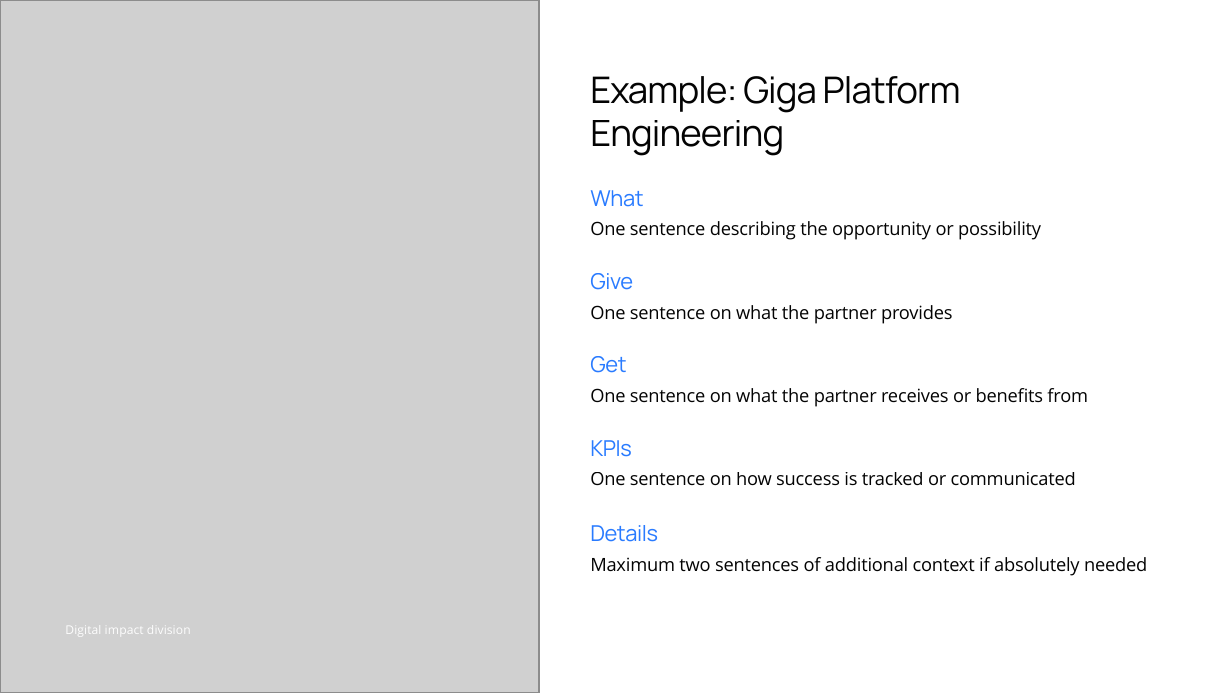
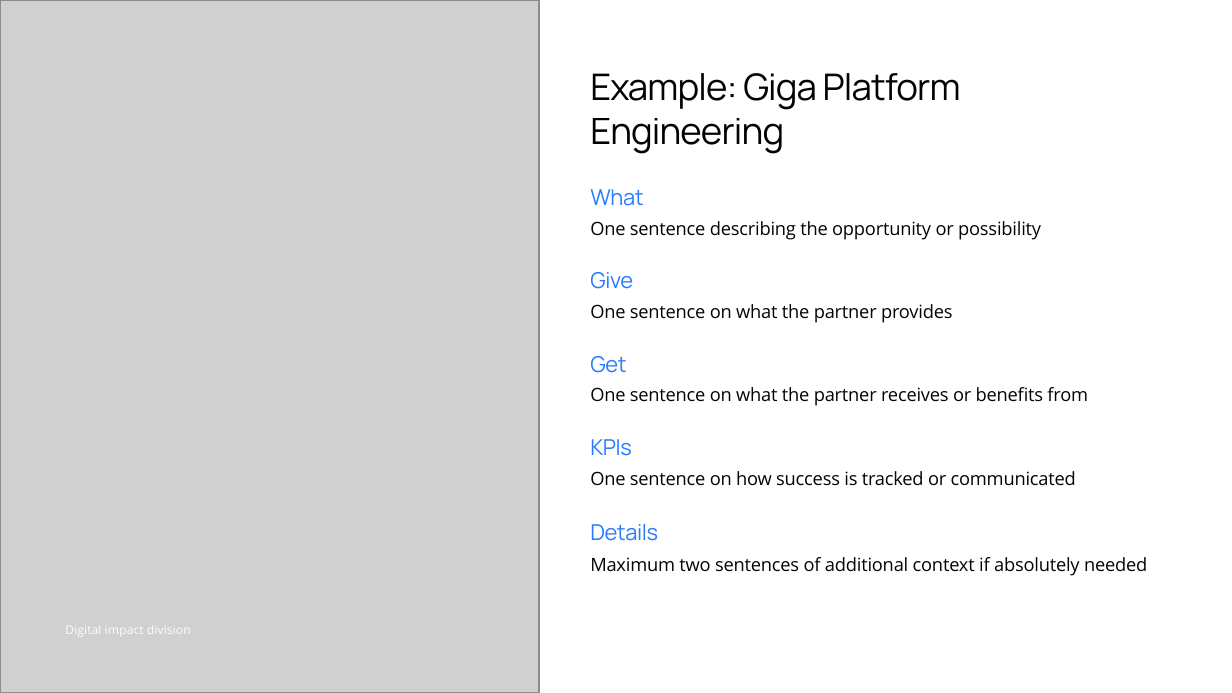
Before and after one commit to mdelprete91-cpu/presentazione, a slide deck: slide 4 of PPT giga.pptx. Drawn at 1232x693 pixels with LibreOffice and Linux fonts; fonts in the diff are those of the drawing; grey boxes stand for pictures. Boxes give left, top, right and bottom in pixels: in the first picture for what was removed or moved away, otherwise in the second. Text is boxed around its words. In the diff, an @@ line names an element or a change of style, - is before the commit and + after.

```diff
--- a/PPT giga.pptx
+++ b/PPT giga.pptx
@@ text "Example: Giga Platform" at box(590, 73, 961, 154): vertical alignment middle to top @@
```
Also in this commit, not shown: 16 other slides changed.
